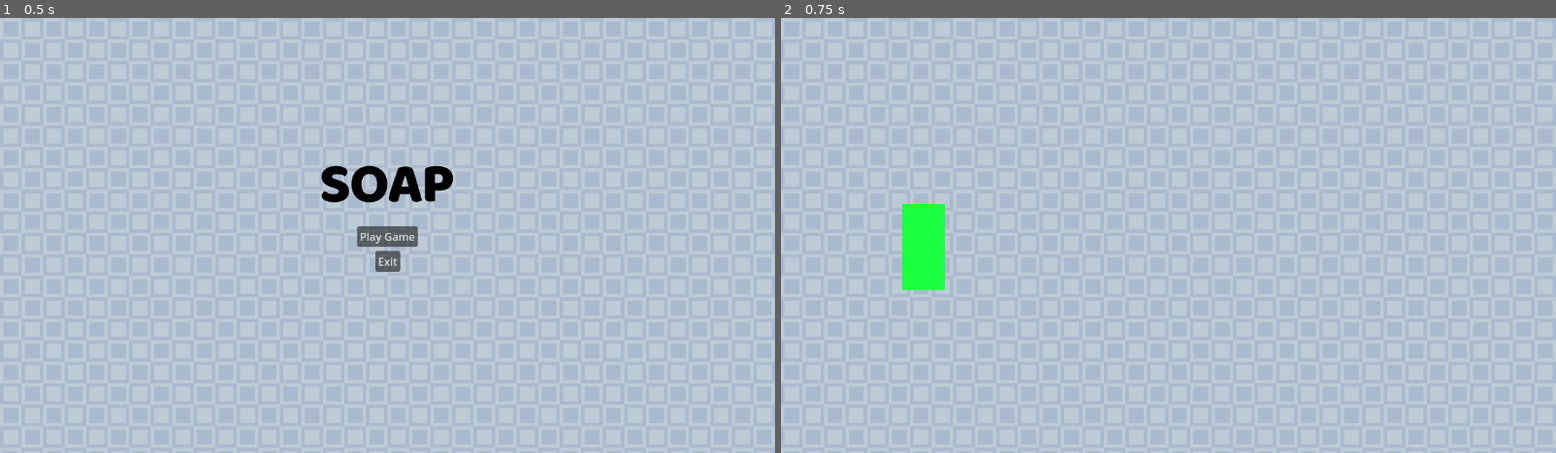
Above: before the commit, frames 1-2 (left to right).
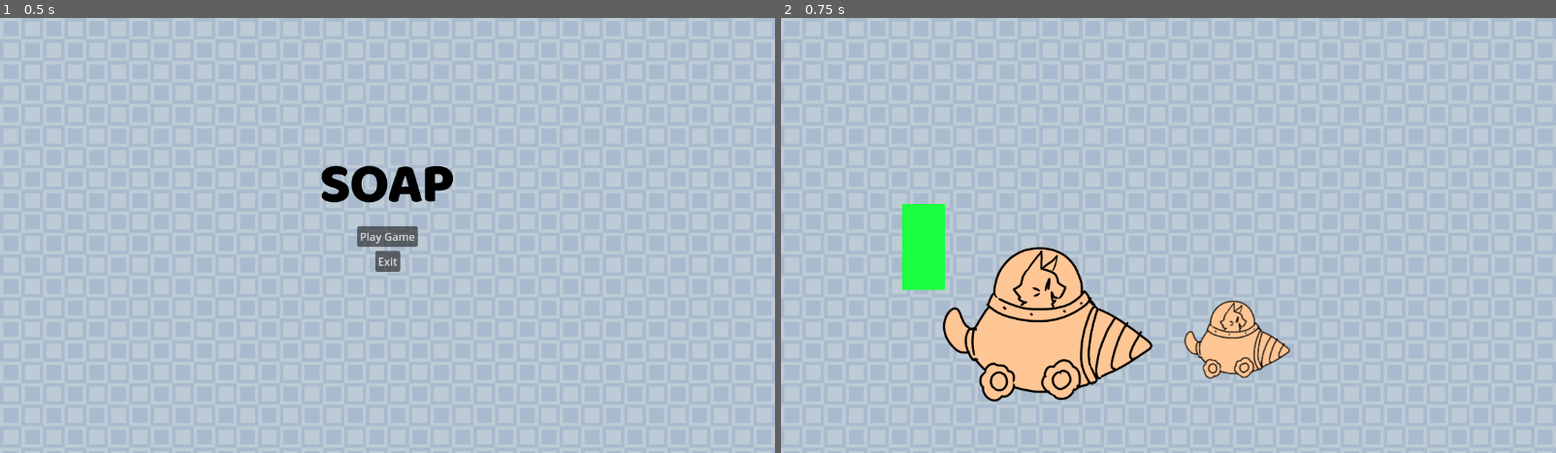
Above: after the commit, the same moments.

Repository: cassandracarlos/soap-swarm
Game: Godot game, scene res://scenes/start_menu.tscn
Same seed, same stepped clock (60 frames per second), same inputs: the game is played once before the commit and once after it.
Inputs:
- Up to frame 1 (0.5 s): no input
- Up to frame 2 (0.75 s): click "Play Game" at 0.5 s

Frame 1 is identical in both runs. In frame 2, 7.0% of the frame differs, in the area x 20-66%, y 52-89%.

Commit message:
Getting there.

Diff:
--- a/scenes/player_character.tscn
+++ b/scenes/player_character.tscn
@@ -1,7 +1,9 @@
-[gd_scene load_steps=6 format=3 uid="uid://b67oyahqbul4j"]
+[gd_scene load_steps=8 format=3 uid="uid://b67oyahqbul4j"]
 
 [ext_resource type="Script" path="res://scripts/player_character.gd" id="1_g3541"]
 [ext_resource type="Texture2D" uid="uid://bbyjgiwkrt4ct" path="res://assets/player_character/player_sprite.png" id="2_y4b3h"]
+[ext_resource type="Texture2D" uid="uid://cntng0mam67je" path="res://assets/placeholders/player_placeholder_large.png" id="3_2ewvv"]
+[ext_resource type="Texture2D" uid="uid://c0ni2geipfemw" path="res://assets/placeholders/player_placeholder_small.png" id="4_km6wy"]
 
 [sub_resource type="AtlasTexture" id="AtlasTexture_vst0k"]
 atlas = ExtResource("2_y4b3h")
@@ -30,3 +32,11 @@
 [node name="CollisionShape2D" type="CollisionShape2D" parent="."]
 position = Vector2(-0.5, 0)
 shape = SubResource("RectangleShape2D_p2dmr")
+
+[node name="PlayerPlaceholderLarge" type="Sprite2D" parent="."]
+position = Vector2(180, 115)
+texture = ExtResource("3_2ewvv")
+
+[node name="PlayerPlaceholderSmall" type="Sprite2D" parent="."]
+position = Vector2(465, 138)
+texture = ExtResource("4_km6wy")
Not shown, added: assets/placeholders/player_placeholder_large.png.import
Not shown, added: assets/placeholders/player_placeholder_small.png.import
Not shown, changed: assets/sounds/Explosion.wav.import
